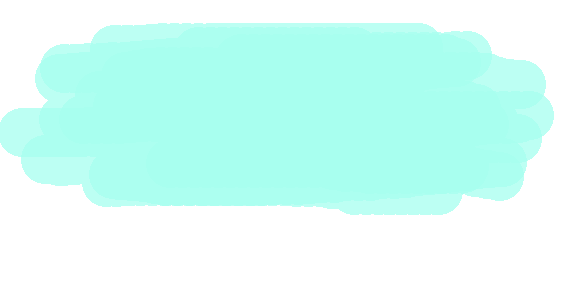
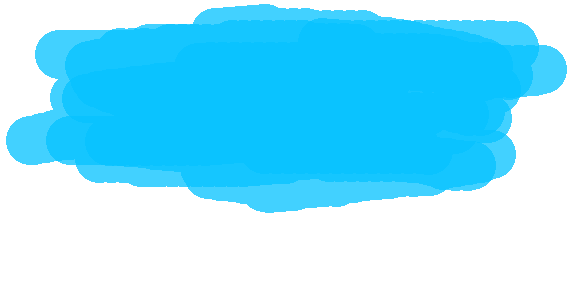
Layered file, before and after one edit (567x283). Changes by layer:
added layer "图层 6" above "图层 5" over [6, 4, 567, 213]
hid "图层 4" over [0, 23, 554, 215]
